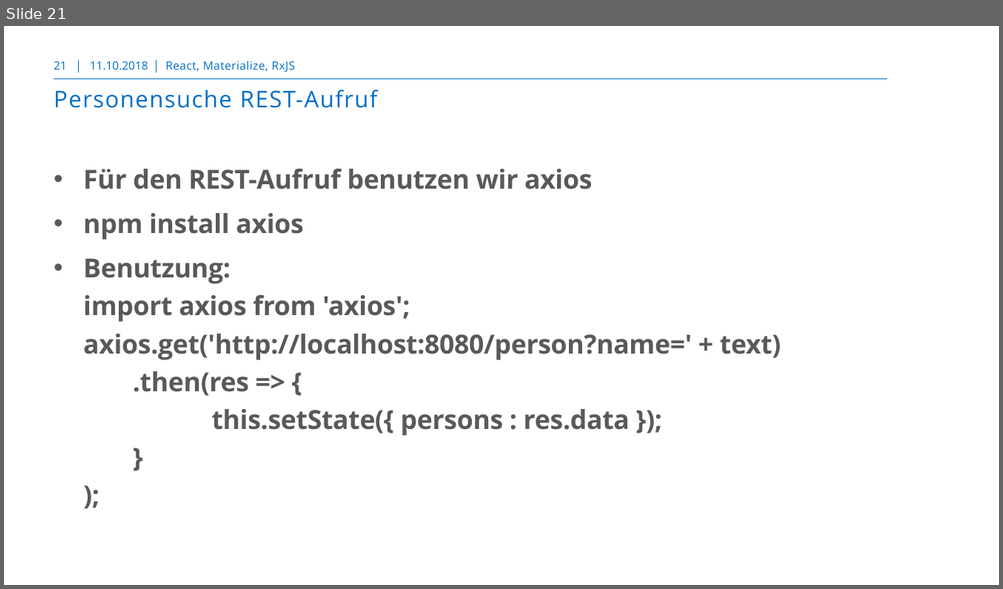
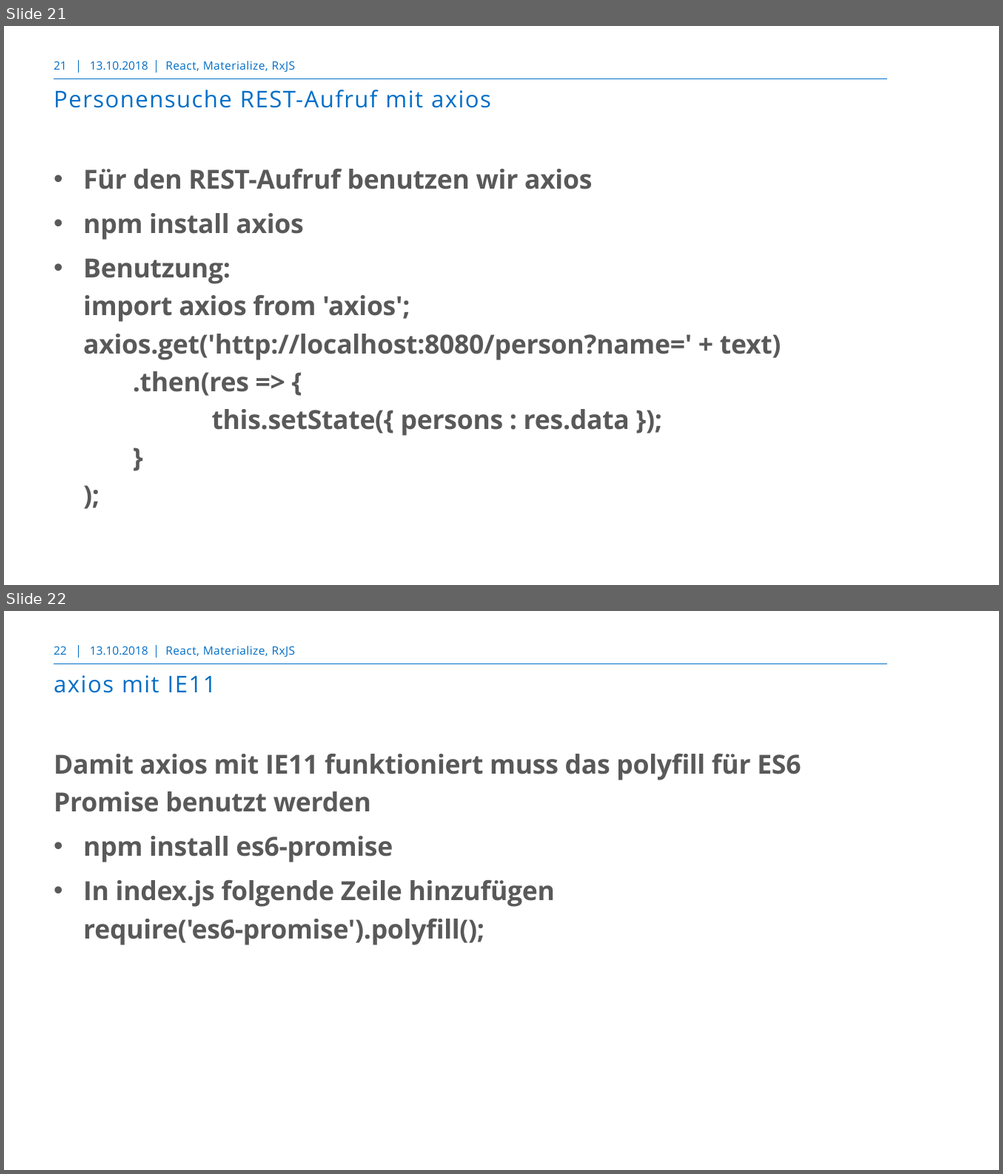
Before and after one commit to markusborer/ReactSample, a slide deck: React.pptx. Shown one above the other, each under a label of ours: slide 21 before the commit, slides 21 and 22 after it. The pictures are 1003x589 and 1003x1174 pixels, drawn with LibreOffice and Linux fonts; fonts in the diff are those of the drawing; background and template pictures are left out. Boxes give left, top, right and bottom in pixels: in the first picture for what was removed or moved away, otherwise in the second. Text is boxed around its words. In the diff, an @@ line names an element or a change of style, - is before the commit and + after.

```diff
--- a/React.pptx
+++ b/React.pptx
@@ slide 22 added at bbox=[4, 611, 999, 1170], background #FFFFFF; not listed: 3 template elements that a slide beside it also shows @@
@@ page number added at bbox=[54, 646, 67, 655], 10.5 pt, text #006EC7 @@
+22
@@ text added at bbox=[90, 646, 148, 655], 10.5 pt, text #006EC7 @@
+13.10.2018
@@ text added at bbox=[165, 646, 296, 657], 10.5 pt, text #006EC7 @@
+React, Materialize, RxJS
@@ title added at bbox=[54, 675, 216, 693], 21 pt, text #006EC7 @@
+axios mit IE11
@@ text added at bbox=[54, 754, 800, 945], 24 pt, text #595959, bold @@
+Damit axios mit IE11 funktioniert muss das polyfill für ES6 Promise benutzt werden
+• npm install es6-promise
+• In index.js folgende Zeile hinzufügen
+  require('es6-promise').polyfill();
@@ slide 21 changed as well @@
@@ text at bbox=[90, 61, 148, 70]: text changed @@
-11.10.2018
+13.10.2018
@@ title at bbox=[54, 90, 491, 108]: text changed @@
-Personensuche REST-Aufruf
+Personensuche REST-Aufruf mit axios
```
Also in this commit, not shown: 23 other slides changed, 2 other slides added, 1 other file.
